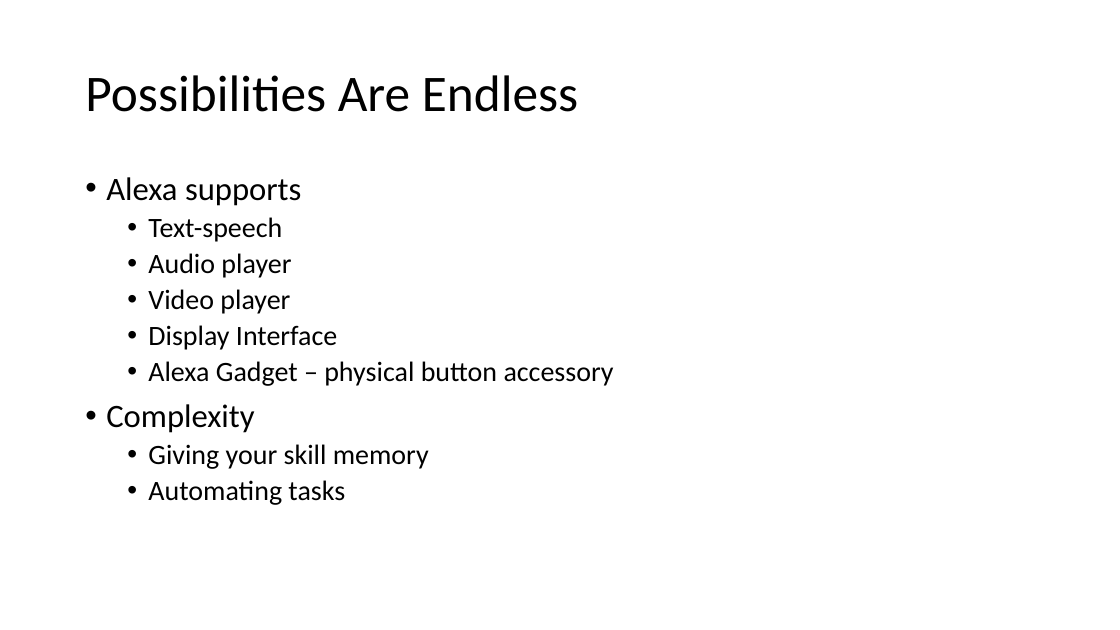
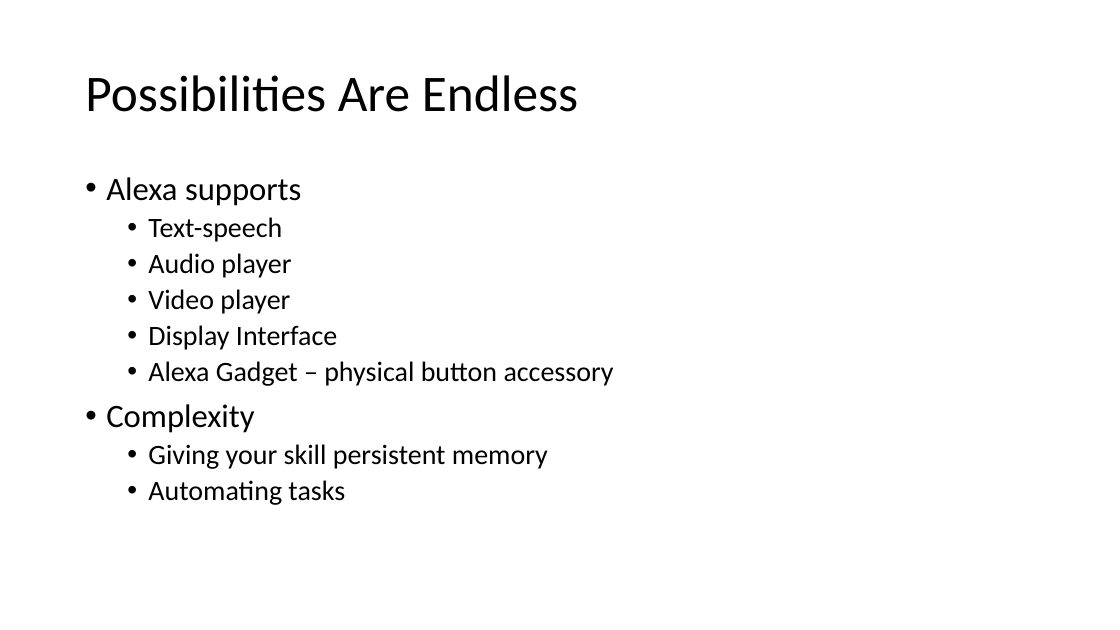
Before and after one commit to haydenwade/speaking-st-cloud-alexa-nodejs-public-apis, a slide deck: slide 13 of Building An Custom.pptx (slide 12 before the commit). Drawn at 1120x630 pixels with LibreOffice and Linux fonts; fonts in the diff are those of the drawing. Boxes give left, top, right and bottom in pixels: in the first picture for what was removed or moved away, otherwise in the second. Text is boxed around its words. In the diff, an @@ line names an element or a change of style, - is before the commit and + after.

```diff
--- a/Building An Custom.pptx
+++ b/Building An Custom.pptx
@@ text at [148, 444, 548, 469]: text changed @@
-  • Giving your skill memory
+  • Giving your skill persistent memory
```
Also in this commit, not shown: 6 other slides changed, 1 slide added, 5 other files.
